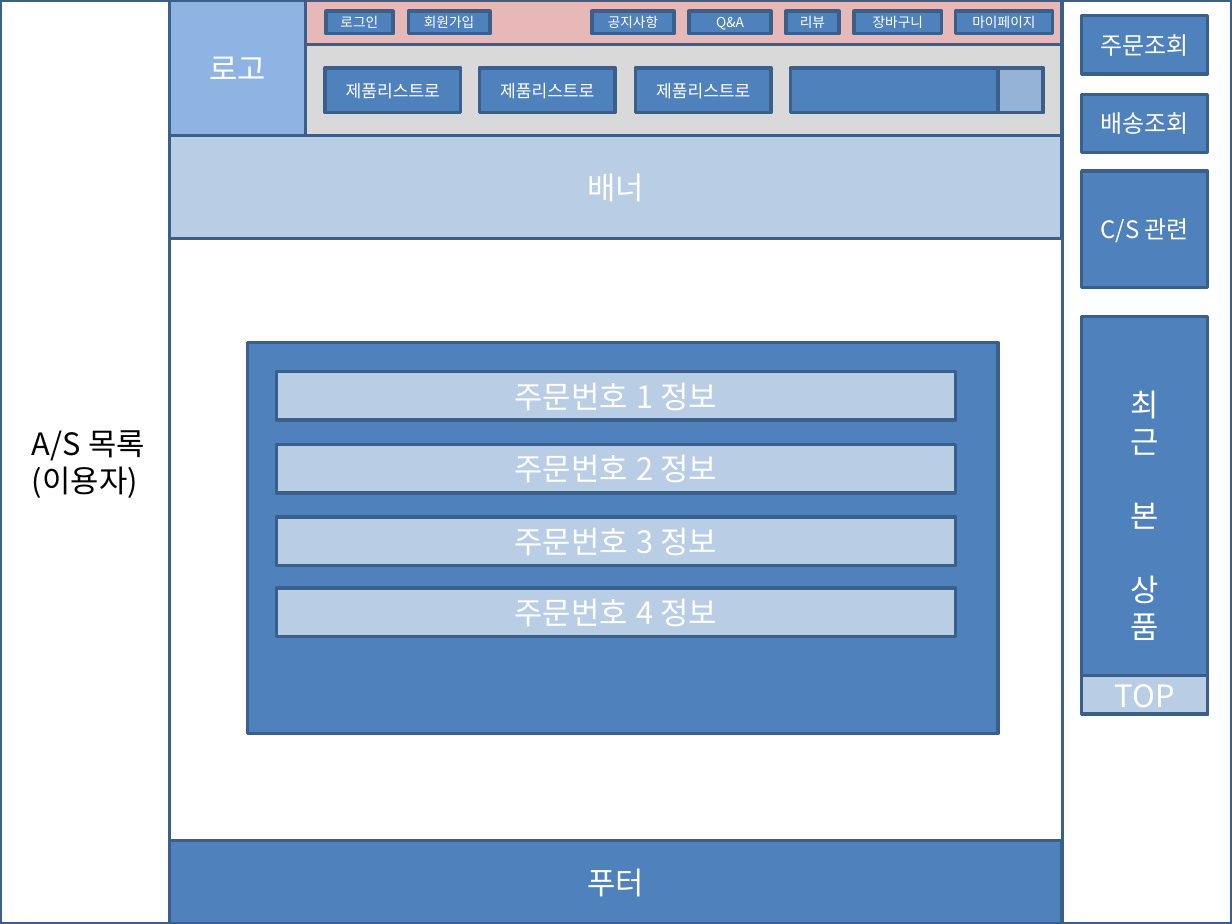
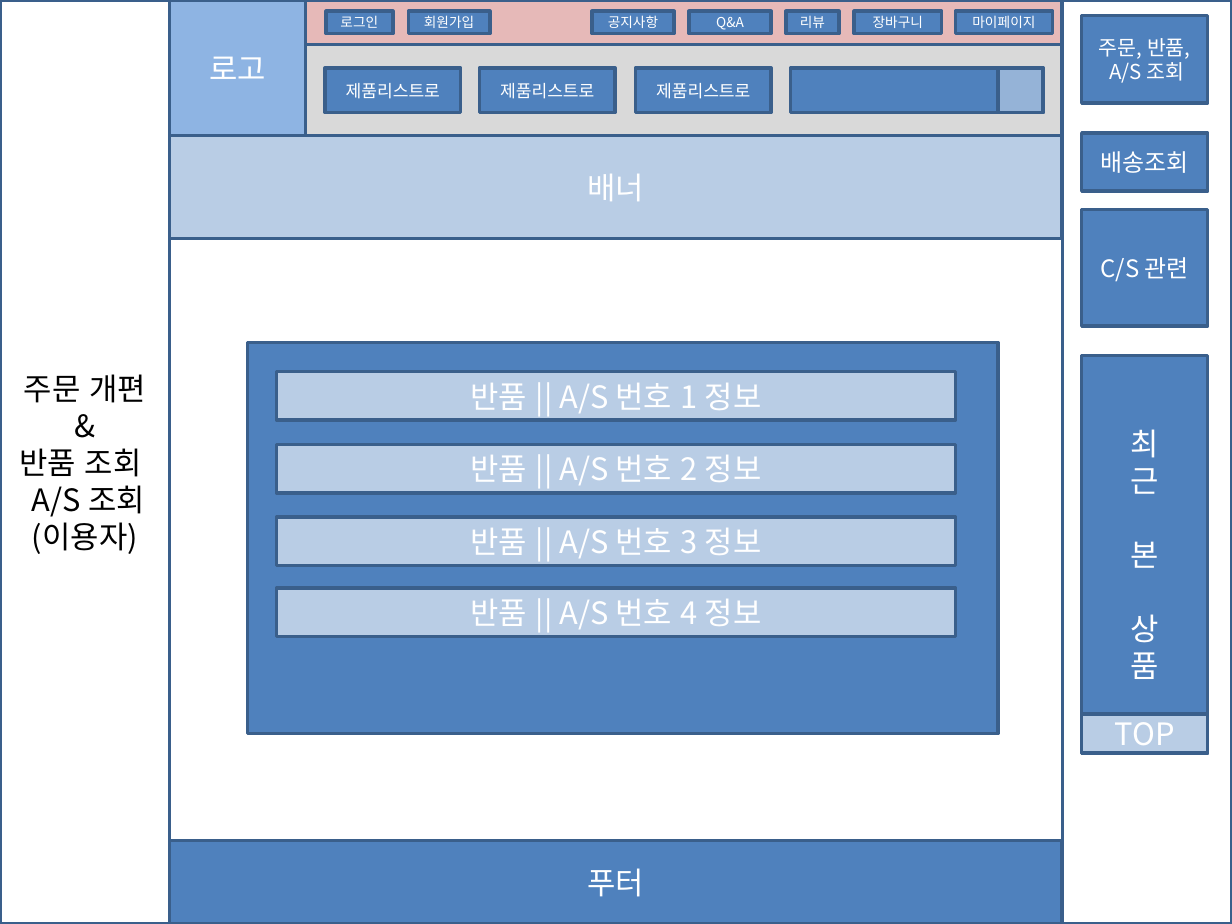
Before and after one commit to dksdlcks12/Portfolio, a slide deck: slide 24 of 스토리보드(구현 및 필요하면 추가).pptx (slide 23 before the commit). Drawn at 1232x924 pixels with LibreOffice and Linux fonts; fonts in the diff are those of the drawing. Boxes give left, top, right and bottom in pixels: in the first picture for what was removed or moved away, otherwise in the second. Text is boxed around its words. In the diff, an @@ line names an element or a change of style, - is before the commit and + after.

```diff
--- a/스토리보드(구현 및 필요하면 추가).pptx
+++ b/스토리보드(구현 및 필요하면 추가).pptx
@@ rectangle "주문, 반품,": place and size @@
-rectangle "주문, 반품," at [1082,16,1207,74]
+rectangle "주문, 반품," at [1082,16,1207,103]
@@ text in rectangle at [1099,38,1190,83]: text changed; size 14 to 12 pt @@
-주문조회
+주문, 반품,
+A/S 조회
@@ text in rectangle at [20,374,146,517]: text changed @@
-A/S 목록
+주문 개편
+&
+반품 조회
+A/S 조회
@@ text in rectangle at [471,383,762,413]: text changed @@
-주문번호 1 정보
+반품 || A/S 번호 1 정보
@@ text in rectangle at [471,455,762,485]: text changed @@
-주문번호 2 정보
+반품 || A/S 번호 2 정보
@@ text in rectangle at [471,528,762,558]: text changed @@
-주문번호 3 정보
+반품 || A/S 번호 3 정보
@@ text in rectangle at [471,599,762,629]: text changed @@
-주문번호 4 정보
+반품 || A/S 번호 4 정보
@@ 4 rectangles: place and size @@
-4 rectangles at [1082,95,1207,715]
+4 rectangles at [1082,133,1207,753]
```
Also in this commit, not shown: 14 other slides changed, 1 slide added, 1 other file.
